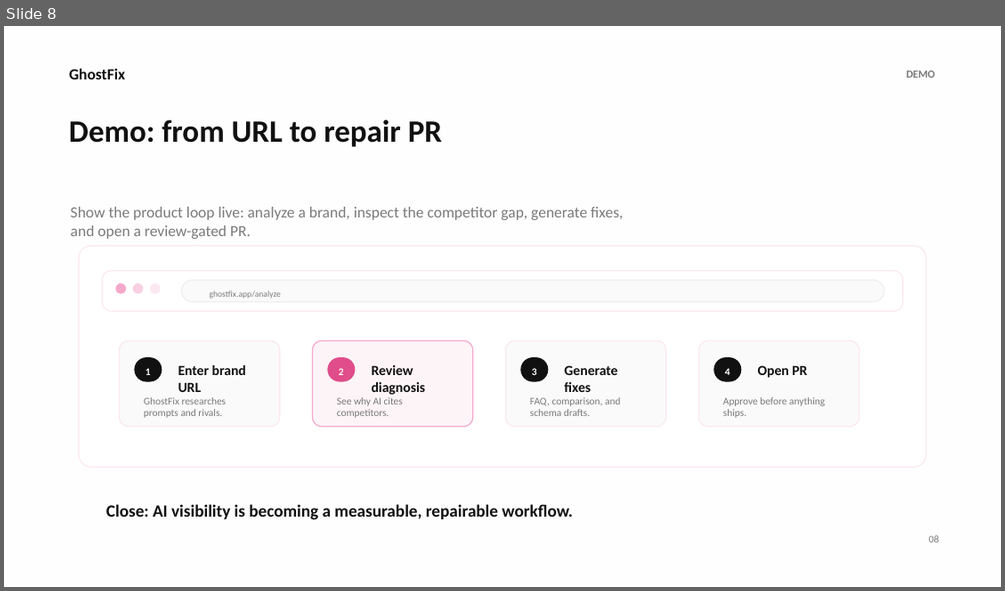
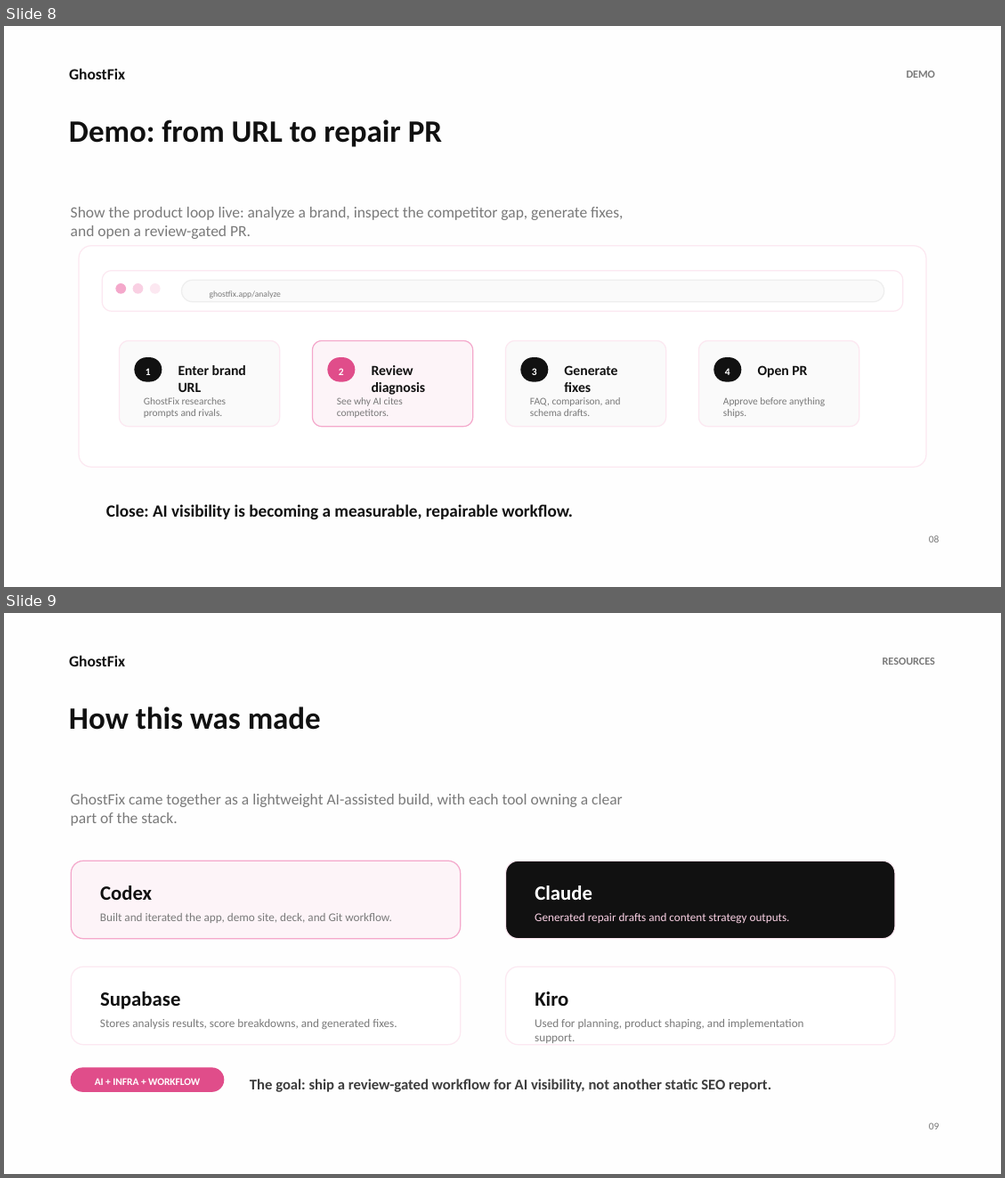
Before and after one commit to wcnjing/ghostfix, a slide deck: outputs/ghostfix-hackathon-pitch.pptx. Shown one above the other, each under a label of ours: slide 8 before the commit, slides 8 and 9 after it. The pictures are 1005x591 and 1005x1178 pixels, drawn with LibreOffice and Linux fonts; fonts in the diff are those of the drawing. Boxes give left, top, right and bottom in pixels: in the first picture for what was removed or moved away, otherwise in the second. Text is boxed around its words. In the diff, an @@ line names an element or a change of style, - is before the commit and + after.

```diff
--- a/outputs/ghostfix-hackathon-pitch.pptx
+++ b/outputs/ghostfix-hackathon-pitch.pptx
@@ slide 9 added at <box>4,613,1001,1174</box>, background #FEFEFE @@
@@ text added at <box>69,655,125,666</box>, 15 pt, text #111111, bold @@
+GhostFix
@@ text added at <box>882,657,935,665</box>, 10.5 pt, text #7A7A7A, bold @@
+RESOURCES
@@ text added at <box>69,706,321,730</box>, 30 pt, text #111111, bold @@
+How this was made
@@ text added at <box>71,794,623,826</box>, 15 pt, text #7A7A7A @@
+GhostFix came together as a lightweight AI-assisted build, with each tool owning a clear part of the stack.
@@ rounded rectangle added at <box>72,860,461,938</box>, fill #FDF4F8, outline #F4A8CB 1.05 pt @@
@@ rounded rectangle added at <box>506,860,896,938</box>, fill #111111, outline #FCE8F1 1.05 pt @@
@@ text added at <box>100,885,152,900</box>, 19.5 pt, text #111111, bold @@
+Codex
@@ text added at <box>534,885,592,900</box>, 19.5 pt, text #FFFFFF, bold @@
+Claude
@@ text added at <box>100,913,392,923</box>, 11.2 pt, text #7A7A7A @@
+Built and iterated the app, demo site, deck, and Git workflow.
@@ text added at <box>534,913,790,924</box>, 11.2 pt, text #F9D0E3 @@
+Generated repair drafts and content strategy outputs.
@@ rounded rectangle added at <box>72,966,461,1045</box>, fill #FFFFFF, outline #FCE8F1 1.05 pt @@
@@ rounded rectangle added at <box>506,966,896,1045</box>, fill #FFFFFF, outline #FCE8F1 1.05 pt @@
@@ text added at <box>100,991,180,1009</box>, 19.5 pt, text #111111, bold @@
+Supabase
@@ text added at <box>534,991,568,1005</box>, 19.5 pt, text #111111, bold @@
+Kiro
@@ text added at <box>100,1019,396,1029</box>, 11.2 pt, text #7A7A7A @@
+Stores analysis results, score breakdowns, and generated fixes.
@@ text added at <box>534,1019,804,1043</box>, 11.2 pt, text #7A7A7A @@
+Used for planning, product shaping, and implementation support.
@@ rounded rectangle added at <box>72,1068,224,1091</box>, fill #E04D8A, outline #E04D8A 1.05 pt @@
@@ text added at <box>95,1078,200,1085</box>, 9.8 pt, text #FFFFFF, bold @@
+AI + INFRA + WORKFLOW
@@ text added at <box>250,1078,771,1092</box>, 14.2 pt, text #3D3D3D, bold @@
+The goal: ship a review-gated workflow for AI visibility, not another static SEO report.
@@ text added at <box>929,1122,939,1129</box>, 9.8 pt, text #7A7A7A @@
+09
```
Also in this commit, not shown: 6 other files.
